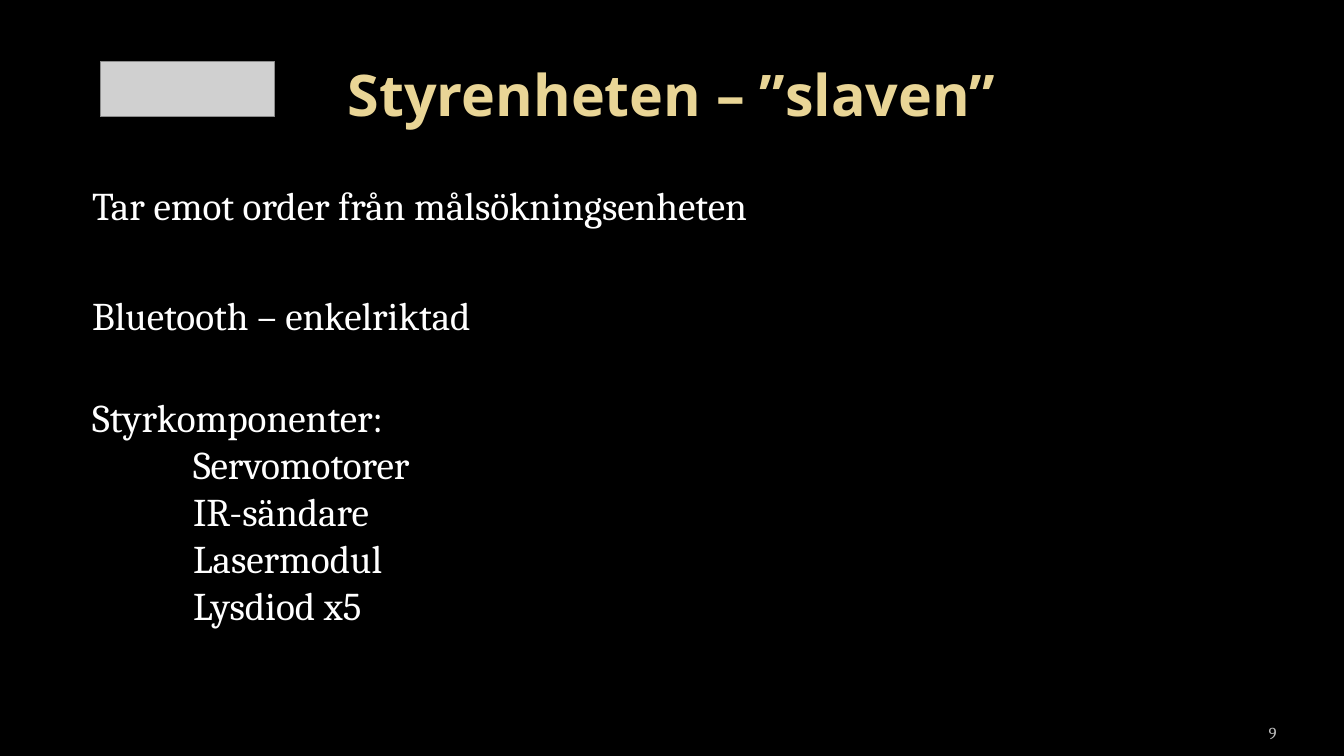
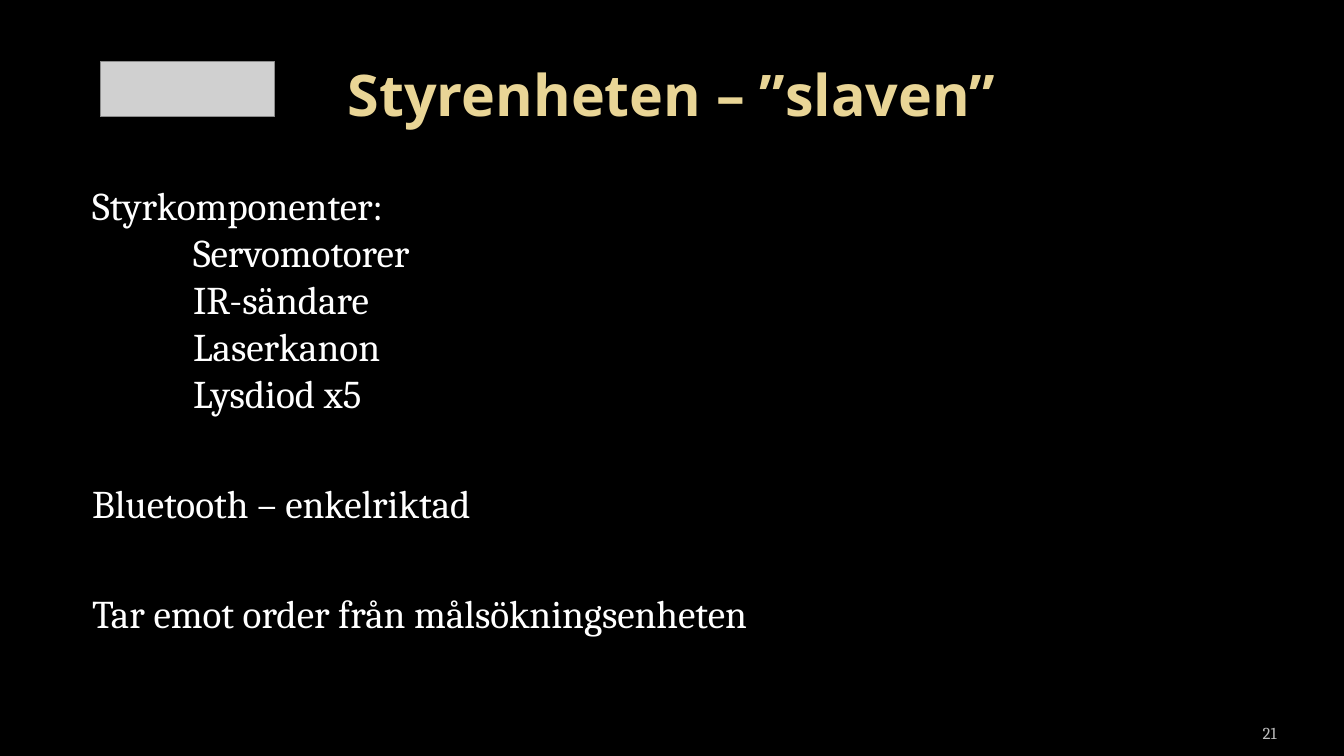
Before and after one commit to towni0/TSEA29---MrRobot, a slide deck: slide 21 of docs/TSEA29 - presentation v.01.pptx (slide 9 before the commit). Drawn at 1344x756 pixels with LibreOffice and Linux fonts; fonts in the diff are those of the drawing; grey boxes stand for pictures; background and template pictures are left out. Boxes give left, top, right and bottom in pixels: in the first picture for what was removed or moved away, otherwise in the second. Text is boxed around its words. In the diff, an @@ line names an element or a change of style, - is before the commit and + after.

Commit message:
presentation

```diff
--- a/docs/TSEA29 - presentation v.01.pptx
+++ b/docs/TSEA29 - presentation v.01.pptx
@@ text at [92,193,470,519]: paragraphs added @@
+Styrkomponenter:
+Servomotorer
+IR-sändare
+Laserkanon
+Lysdiod x5
+Bluetooth – enkelriktad
@@ text at [92,302,470,629]: paragraphs removed @@
-Bluetooth – enkelriktad
-Styrkomponenter:
-Servomotorer
-IR-sändare
-Lasermodul
-Lysdiod x5
@@ page number at [1263,728,1277,739]: text changed @@
-9
+21
```
Also in this commit, not shown: 1 other slide changed, 12 slides added.
